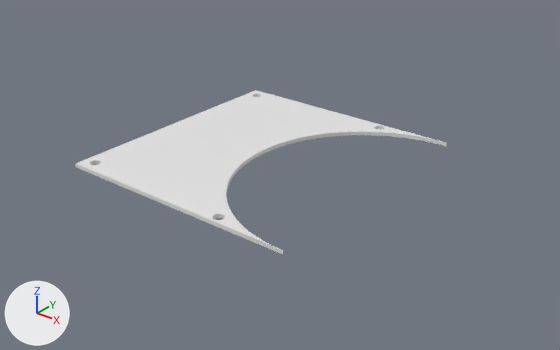
A saved change to the Blender file Top/GriTech - Slipmaskin top.blend.
Rendered twice from a 50 mm camera at (215.1, -151.5, 119.3) aimed at (55.5, 48.1, -4.4). The lights are fixed; the arrows at lower left show +X, +Y and +Z.

Objects in the first picture: 'Sketch'.
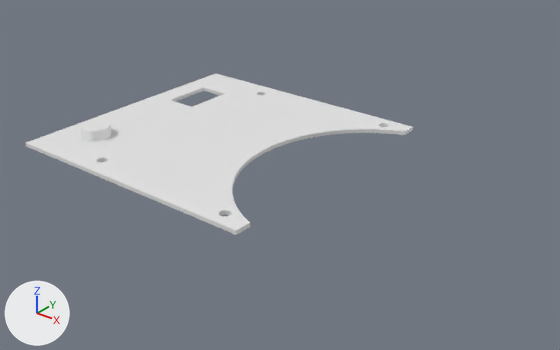
Commit message: utökade top plattan och fixade hål placering på botten

The change, as a list of edits to the scene's bpy script:
```text
Change me_sketch:
    used by ob_sketch; location = (0.0, 0.0, 0.0)
    remove me_sketch.from_pydata(...)  # 1414 vertices, 3 faces; spans x 0.0..145.0, y 0.0..100.0, z 0.0
    add me_sketch.from_pydata(...)  # 1290 vertices, 7 faces; spans x 0.0..145.0, y 0.0..106.0, z 0.0
    me_sketch part 1: 10 vertices moved within x 3.7..68.2, y 4.5..98.5, z 0.0; 1388 vertices removed from x 0.0..145.0, y 0.0..100.0, z 0.0; 1264 vertices added at x 0.0..145.0, y 2.6..106.0, z 0.0
Add me_cube_001:
    me_cube_001.from_pydata(...)  # a box spanning x -1.0..1.0, y -1.0..1.0, z -1.0..1.0
Add me_cylinder:
    me_cylinder.from_pydata(...)  # a 32-sided cylinder along z spanning x -1.0..1.0, y -1.0..1.0, z -1.0..1.0
Add me_sketch_001:
    me_sketch_001.from_pydata([(-30.0, 0.0, 0.0), (0.0, 0.0, 0.0), (0.0, 106.0, 0.0), (-30.0, 106.0, 0.0)], [], [(2, 3, 0, 1)])
Change ob_sketch:
    add _m = ob_sketch.modifiers.new('Boolean', 'BOOLEAN')
    add _m.object = ob_cube
Add ob_cube:
    ob_cube = bpy.data.objects.new('Cube', me_cube_001)
    ob_cube.location = (127.0, 53.0, 0.0)
    ob_cube.scale = (50.0, 55.0, 15.0)
    ob_cube.hide_set(True)
Add ob_cylinder:
    ob_cylinder = bpy.data.objects.new('Cylinder', me_cylinder)
    ob_cylinder.location = (-14.5, 21.5, 0.0)
    ob_cylinder.scale = (5.74, 5.74, 5.74)
Add ob_sketch_001:
    ob_sketch_001 = bpy.data.objects.new('Sketch.001', me_sketch_001)
    ob_sketch_001.location = (0.0, 0.0, 0.0)
    _m = ob_sketch_001.modifiers.new('Solidify', 'SOLIDIFY')
    _m.thickness = 1.5
    _m.offset = 1.0
    _m = ob_sketch_001.modifiers.new('Boolean', 'BOOLEAN')
    _m.object = ob_switch
Add ob_switch:
    ob_switch = bpy.data.objects.new('Switch', me_cube_001.copy())
    ob_switch.location = (-14.1, 77.36, 1.705)
    ob_switch.rotation_euler = (0.0, 0.0, 1.571)  # degrees (0, 0, 90)
    ob_switch.scale = (10.5, 6.5, 5.0)
    ob_switch.hide_set(True)
```

Pixel boxes [x1, y1, x2, y2] of what changed, in the pictures (560 x 350 px; the box of a moved part takes in the faces that stretch with it):
'Sketch', reshaped, modifiers changed
    before: [76, 90, 447, 254]
    after: [76, 87, 413, 235]
'Sketch.001', added
    after: [26, 74, 264, 167]
'Cylinder', added
    after: [80, 120, 112, 141]
part 1 of me_sketch, moved or reshaped
    before: [76, 90, 447, 254]
    after: [76, 87, 412, 235]
